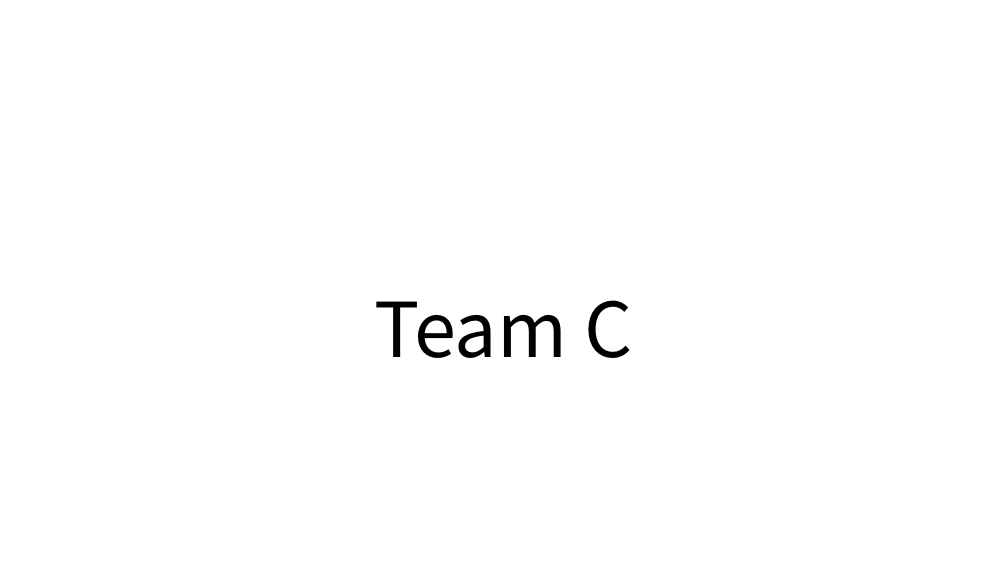
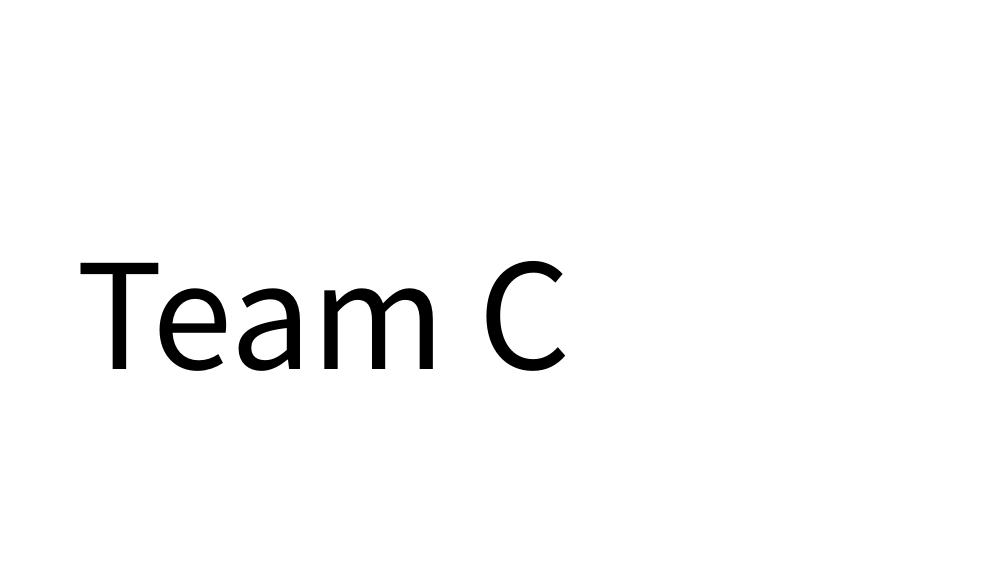
Before and after one commit to jack-app/jackhack2018_C, a slide deck: slide 1 of pptx/こんな趣味いかがですか.pptx. Drawn at 1008x567 pixels with LibreOffice and Linux fonts; fonts in the diff are those of the drawing. Boxes give left, top, right and bottom in pixels: in the first picture for what was removed or moved away, otherwise in the second. Text is boxed around its words. In the diff, an @@ line names an element or a change of style, - is before the commit and + after.

```diff
--- a/pptx/こんな趣味いかがですか.pptx
+++ b/pptx/こんな趣味いかがですか.pptx
@@ title "Team C" moved from (x1=374, y1=300, x2=632, y2=358) to (x1=76, y1=261, x2=571, y2=371) @@
@@ title "Team C" at (x1=76, y1=261, x2=571, y2=371): size 72 to 138 pt; alignment centre to left @@
```
Also in this commit, not shown: 3 other slides changed.
